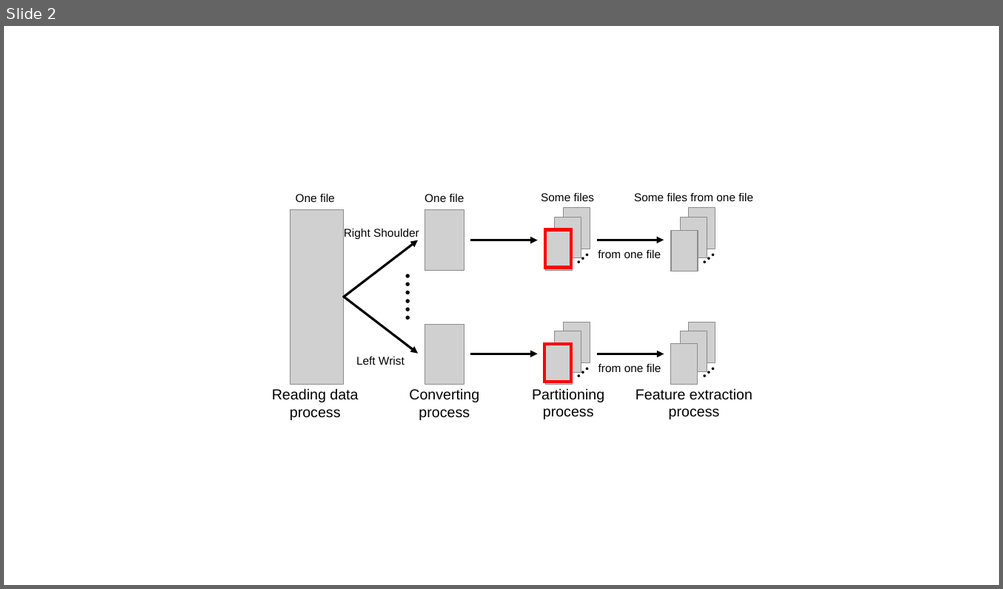
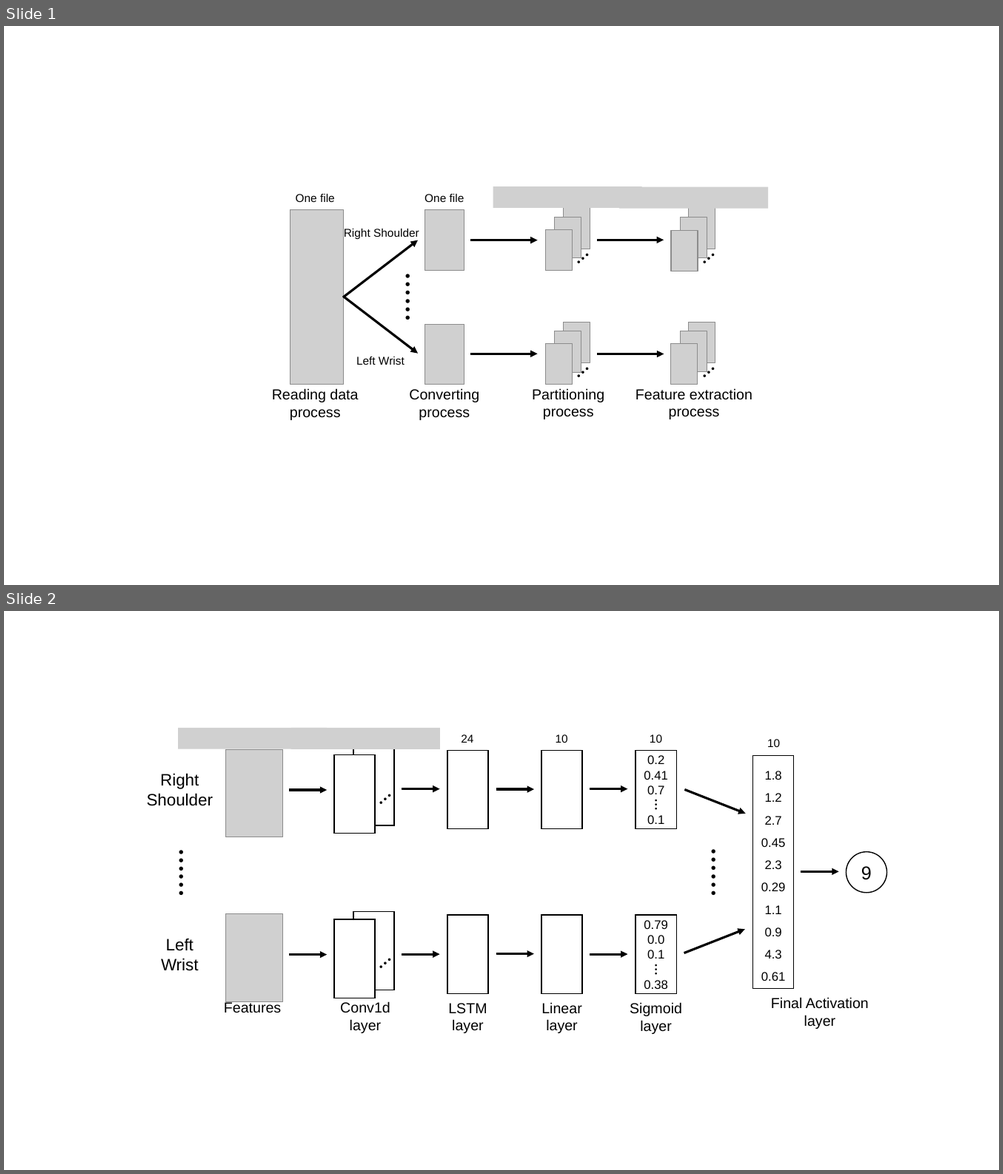
Before and after one commit to a2h1r0/lab, a slide deck: paper/ABC2021BentoChallenge/figures/figures.pptx. Shown one above the other, each under a label of ours: slide 2 before the commit, slides 1 and 2 after it. The pictures are 1003x589 and 1003x1174 pixels, drawn with LibreOffice and Linux fonts; fonts in the diff are those of the drawing; grey boxes stand for pictures. Boxes give left, top, right and bottom in pixels: in the first picture for what was removed or moved away, otherwise in the second. Text is boxed around its words. In the diff, an @@ line names an element or a change of style, - is before the commit and + after.

```diff
--- a/paper/ABC2021BentoChallenge/figures/figures.pptx
+++ b/paper/ABC2021BentoChallenge/figures/figures.pptx
@@ slide 2 added at (4, 611, 999, 1170), background #FFFFFF @@
@@ group added at (147, 728, 887, 1034): 16 texts, 11 rectangles, 11 arrows, 4 pictures, 1 ellipse @@
+0.2
+0.41
+0.7
+︙
+0.1
+…
+Right
+Shoulder
+0.79
+0.0
+0.1
+︙
+0.38
+…
+Left
+Wrist
+……
+……
+1.8
+1.2
+2.7
+0.45
+2.3
+0.29
+1.1
+0.9
+4.3
+0.61
+9
+Features
+Conv1d
+layer
+LSTM
+layer
+Linear
+layer
+Sigmoid
+layer
+Final Activation
+layer
+24
+10
+10
+10
@@ what was slide 2 is now slide 1 @@
@@ slide 1 changed as well @@
@@ picture added at (492, 187, 641, 208) @@
@@ picture added at (620, 187, 768, 209) @@
@@ group removed at (540, 193, 753, 382): 4 texts, 2 rectangles @@
-Some files
-Some files from one file
-from one file
-from one file
```
Also in this commit, not shown: 1 slide removed.
